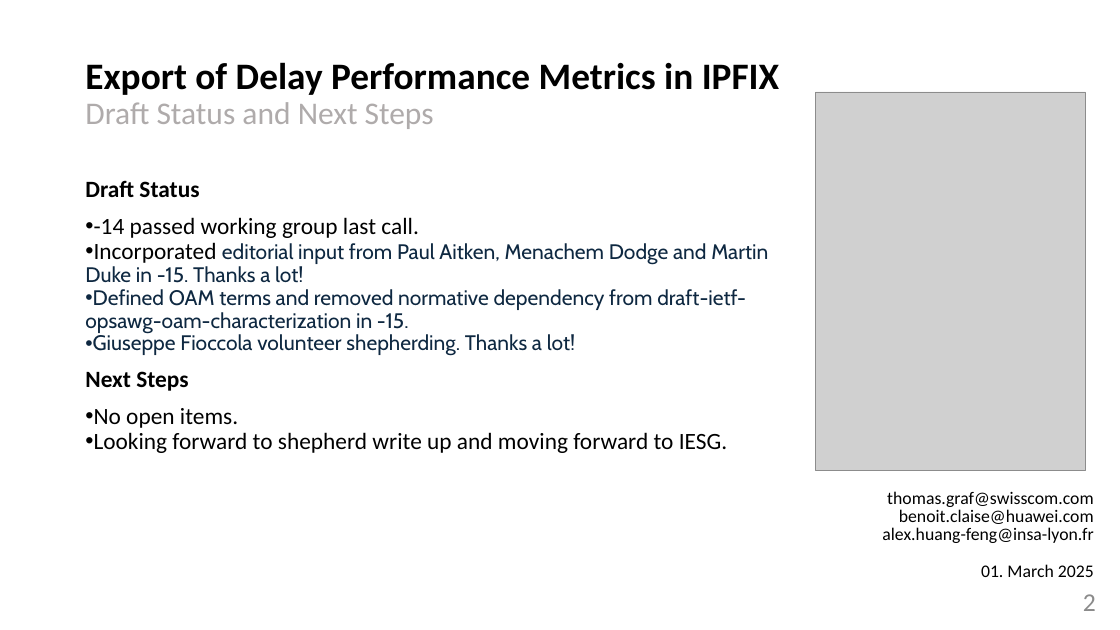
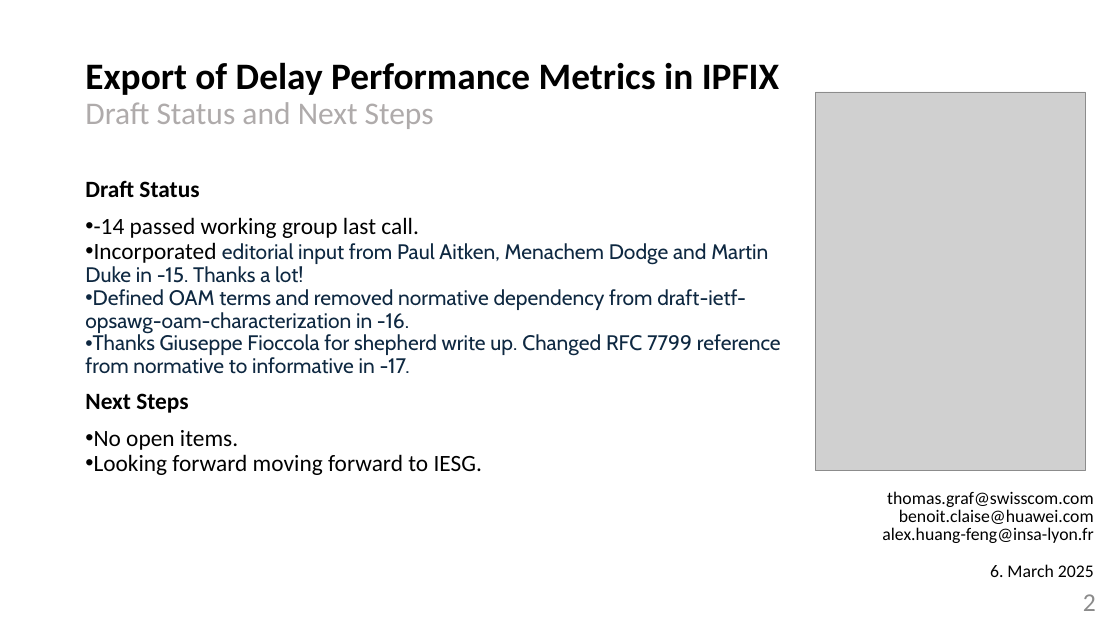
Before and after one commit to network-analytics/ietf-network-analytics-document-status, a slide deck: slide 2 of 122/OPSAWG/draft-opsawg-ipfix-on-path-telemetry.pptx. Drawn at 1120x630 pixels with LibreOffice and Linux fonts; fonts in the diff are those of the drawing; grey boxes stand for pictures. Boxes give left, top, right and bottom in pixels: in the first picture for what was removed or moved away, otherwise in the second. Text is boxed around its words. In the diff, an @@ line names an element or a change of style, - is before the commit and + after.

```diff
--- a/122/OPSAWG/draft-opsawg-ipfix-on-path-telemetry.pptx
+++ b/122/OPSAWG/draft-opsawg-ipfix-on-path-telemetry.pptx
@@ text at bbox=[85, 289, 781, 374]: text changed @@
-• Defined OAM terms and removed normative dependency from draft-ietf-opsawg-oam-characterization in -15.
-• Giuseppe Fioccola volunteer shepherding. Thanks a lot!
+• Defined OAM terms and removed normative dependency from draft-ietf-opsawg-oam-characterization in -16.
+• Thanks Giuseppe Fioccola for shepherd write up. Changed RFC 7799 reference from normative to informative in -17.
@@ text at bbox=[94, 454, 482, 475]: text changed @@
-• Looking forward to shepherd write up and moving forward to IESG.
+• Looking forward moving forward to IESG.
@@ text at bbox=[990, 564, 1094, 577]: text changed @@
-01. March 2025
+6. March 2025
```
Also in this commit, not shown: 1 other slide changed, 1 other file.
